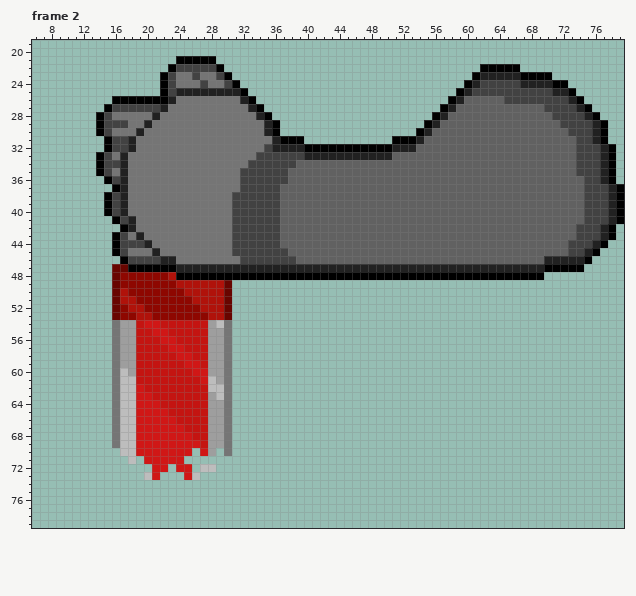
Pixel-art file -- Assets/Arts/Enemies/Boss/AncientOne/ATK1/RH/RHATK1End.aseprite. That is the earlier state.
80x80 pixels, 6 frames. Shown: frame 2: x 6..79, y 19..79. The commit also changed other frames, which this record leaves out.
After:
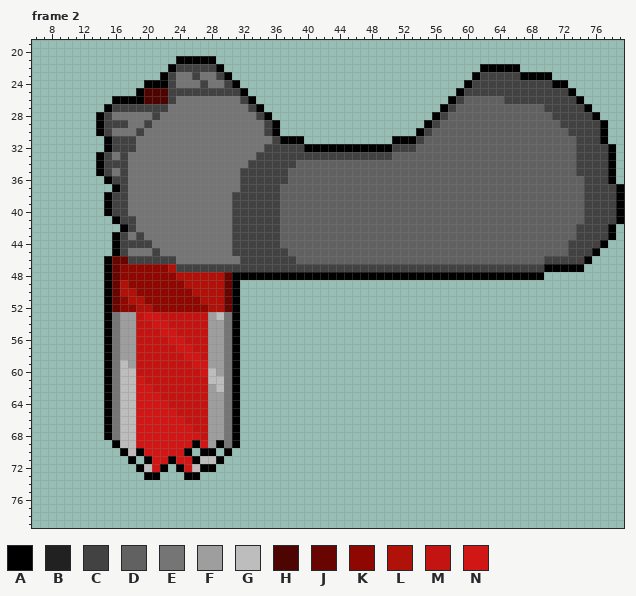
Palette (. is transparent): A #000000  B #212121  C #424242  D #616161  E #757575  F #9e9e9e  G #bdbdbd  H #4e0400  J #680500  K #8e0700  L #b0120a  M #c41411  N #d01716
Diff:
layer "Sword" removed
Changed rows in their new state; - is an unchanged pixel.
Frame 2, layer "Flattened":
first column x 15:
23 -----------------------------------------------CCCCC------------
24 -----AA---------------------------------------C-----CCCC--------
25 ----AHHH-CCCCCCCC----------------------------C----------CC------
26 -----HHHC--------C--------------------------C-------------C-----
27 -------C----------C------------------------C---------------C----
28 ------C------------C----------------------C-----------------C---
29 -----C--------------C--------------------C-------------------C--
30 ----C---------------C-------------------C--------------------C--
31 ---C-----------------C-----------------C---------------------C--
32 ---C-----------------CCCC-----------CCC-----------------------C-
33 --C----------------------CCCCCCCCCCC--------------------------C-
34 --C-----------------------------------------------------------C-
35 --C-----------------------------------------------------------C-
36 --C-----------------------------------------------------------C-
37 --C------------------------------------------------------------C
38 --C------------------------------------------------------------C
39 --C------------------------------------------------------------C
40 --C------------------------------------------------------------C
41 ---C-----------------------------------------------------------C
42 ---C----------------------------------------------------------C-
43 ----C---------------------------------------------------------C-
44 -----C-------------------------------------------------------C--
45 ------C-----------------------------------------------------C---
46 AJJ----CC----------------------------------------------CCCCC----
47 A-KKKKKKLCCCCCCCCCCCCCCCCCCCCCCCCCCCCCCCCCCCCCCCCCCCCCC---------
48 A-------KLLLLLLJ------------------------------------------------
49 A-L------K------A-----------------------------------------------
50 A--L------K-----A-----------------------------------------------
51 A-K-L------K----A-----------------------------------------------
52 A--K-L------K---A-----------------------------------------------
53 AEFFMNNMMMMMMFGEA-----------------------------------------------
54 A----M-N------F-A-----------------------------------------------
55 A-----M-N-------A-----------------------------------------------
56 A------M-N------A-----------------------------------------------
57 A-------M-N-----A-----------------------------------------------
58 A--------M-N----A-----------------------------------------------
59 A-G-------M-N---A-----------------------------------------------
60 A--G-------M-G--A-----------------------------------------------
61 A---N-------M-G-A-----------------------------------------------
62 A----N-------F--A-----------------------------------------------
63 A-----N-------F-A-----------------------------------------------
64 A------N--------A-----------------------------------------------
65 A-------N-------A-----------------------------------------------
66 A--------N------A-----------------------------------------------
67 A---------N-----A-----------------------------------------------
68 A----------N----A-----------------------------------------------
69 -A---------AN-A-A-----------------------------------------------
70 --A-A-----A-AA-A------------------------------------------------
71 ---A-A--A-NAGGA-------------------------------------------------
72 ----AG-A-A-GAA--------------------------------------------------
73 -----AA---AA----------------------------------------------------
Changed places in both pictures, as pixel boxes (x1, y1, x2, y2):
changed: (104, 72, 616, 480)
